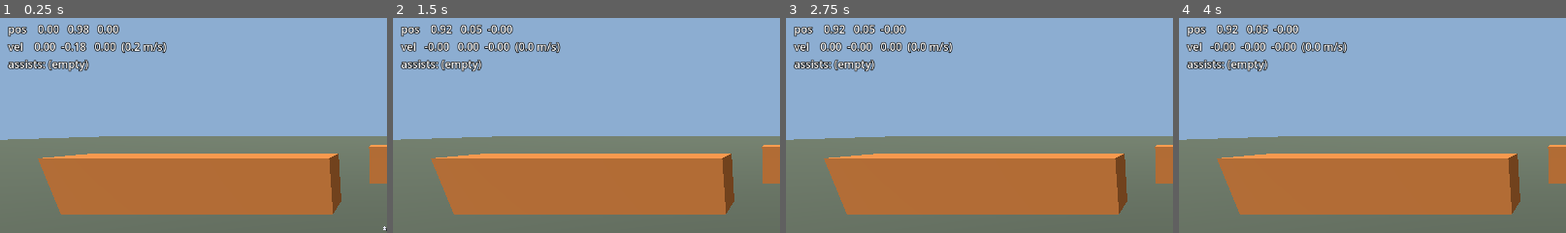
Above: before the commit, frames 1-4 (left to right).
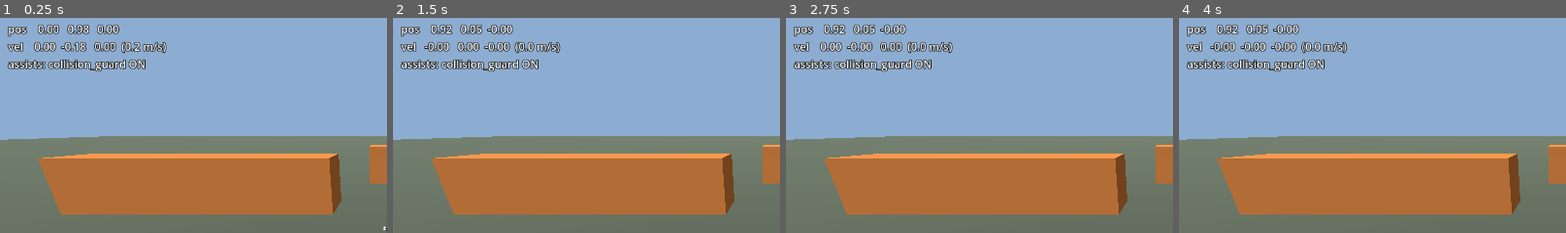
Above: after the commit, the same moments.

Repository: avdrav1/drone-sports
Game: Godot game, scene res://scenes/debug_flight.tscn
Two runs of this game, one before a commit and one after it. Both use one fixed random seed, a clock stepped at 60 frames per second and the inputs below.
Inputs (mouse positions are % of the whole screen's width and height, from its top left):
- Up to frame 1 (0.25 s): no input
- Up to frame 2 (1.5 s): tap Enter at 0.5 s; move the mouse to (72, 44) at 0.52 s; hold Right (roll_right) 0.53-1.25 s; click (72, 44) at 0.67 s; tap Space at 1.25 s; drag from (30, 54) to (45, 70) at 1.27 s
- Up to frame 3 (2.75 s): tap Enter at 2 s; move the mouse to (60, 27) at 2.02 s; hold Right (roll_right) from 2.03 s (still down)
- Up to frame 4 (4 s): release Right (roll_right) at 2.75 s; tap Space at 2.75 s; drag from (45, 70) to (20, 34) at 2.77 s; tap Enter at 3.5 s; move the mouse to (80, 65) at 3.52 s; hold Left (roll_left) from 3.53 s (still down)
The pictures show only the part of the screen within x 0-50%, y 0-50%; the shares and areas given below are measured in that part.

The runs differ from the first frame. In frame 1, 0.9% of the frame differs, in the area x 12-38%, y 19-26%; in frame 2, 0.9%; in frame 3, 0.9%; in frame 4, 0.9%.

Commit message:
Story 1.4: Collision guard
Co-Authored-By: Claude Opus 5.5 <noreply@anthropic.com>

Diff:
--- a/scenes/drone/drone.tscn
+++ b/scenes/drone/drone.tscn
@@ -1,7 +1,8 @@
-[gd_scene load_steps=9 format=3]
+[gd_scene load_steps=10 format=3]
 
 [ext_resource type="Script" path="res://scripts/drone/drone.gd" id="1_drone"]
 [ext_resource type="Script" path="res://scripts/drone/assist_pipeline.gd" id="2_pipeline"]
+[ext_resource type="Script" path="res://scripts/drone/assists/collision_guard.gd" id="3_guard"]
 
 [sub_resource type="BoxShape3D" id="body_shape"]
 size = Vector3(0.4, 0.12, 0.4)
@@ -61,3 +62,6 @@
 
 [node name="Assists" type="Node" parent="."]
 script = ExtResource("2_pipeline")
+
+[node name="CollisionGuard" type="Node" parent="Assists"]
+script = ExtResource("3_guard")
--- /dev/null
+++ b/scripts/drone/assists/collision_guard.gd
@@ -0,0 +1,54 @@
+class_name CollisionGuard
+extends Assist
+# Sweeps the drone's shape ahead of its horizontal velocity. When the gap is
+# shorter than the braking distance, takes over pitch and roll to brake.
+
+## Deceleration the guard plans for, m/s². Below what a 45° tilt can deliver.
+@export var brake_accel := 6.0
+## Gap kept between the drone and the obstacle, m.
+@export var margin := 0.4
+## Time the drone takes to tilt into a brake, s.
+@export var reaction_time := 0.3
+## Velocity gain while braking, 1/s.
+@export var velocity_gain := 4.0
+
+## True on frames where the guard overrode the sticks.
+var braking := false
+
+func _init() -> void:
+	assist_id = &"collision_guard"
+
+func apply(intent: Intent, drone: Drone, _delta: float) -> void:
+	braking = false
+	var v := FlightControl.horizontal_velocity(drone)
+	var speed := v.length()
+	if speed < 0.05:
+		return
+	var dir := v / speed
+	var reach := speed * speed / (2.0 * brake_accel) + speed * reaction_time + margin + 1.0
+	var gap := free_distance(drone, dir, reach)
+	if gap == INF:
+		return
+	var room := maxf(gap - margin - speed * reaction_time * 0.5, 0.0)
+	var allowed := sqrt(2.0 * brake_accel * room)
+	if speed <= allowed:
+		return
+	braking = true
+	var decel := clampf(velocity_gain * (speed - allowed), 0.0, drone.gravity())
+	var target := FlightControl.tilt_for_accel(drone, -dir * decel)
+	var sticks := FlightControl.attitude_sticks(drone, target.x, target.y)
+	intent.pitch = sticks.x
+	intent.roll = sticks.y
+
+## Distance the drone's collision shape can travel along dir before contact, or INF.
+static func free_distance(drone: Drone, dir: Vector3, reach: float) -> float:
+	var shape_node: CollisionShape3D = drone.get_node("Shape")
+	var params := PhysicsShapeQueryParameters3D.new()
+	params.shape = shape_node.shape
+	params.transform = shape_node.global_transform
+	params.motion = dir * reach
+	params.exclude = [drone.get_rid()]
+	var hit := drone.get_world_3d().direct_space_state.cast_motion(params)
+	if hit.is_empty() or hit[0] >= 1.0:
+		return INF
+	return hit[0] * reach
--- /dev/null
+++ b/scripts/drone/flight_control.gd
@@ -0,0 +1,45 @@
+class_name FlightControl
+extends RefCounted
+# Read-only attitude math shared by assists. Turns a wanted attitude into
+# pitch/roll stick values; never touches physics.
+
+## PD gains from attitude error (rad) and body rate (rad/s) to stick.
+const KP := 3.6
+const KD := 0.375
+const MAX_TILT := deg_to_rad(45.0)
+
+## Nose-down angle in radians (positive is nose down).
+static func pitch_angle(drone: Drone) -> float:
+	return asin(clampf(drone.global_transform.basis.z.y, -1.0, 1.0))
+
+## Right-side-down angle in radians.
+static func roll_angle(drone: Drone) -> float:
+	return asin(clampf(-drone.global_transform.basis.x.y, -1.0, 1.0))
+
+static func tilt(drone: Drone) -> float:
+	return acos(clampf(drone.global_transform.basis.y.y, -1.0, 1.0))
+
+static func body_rate(drone: Drone) -> Vector3:
+	return drone.global_transform.basis.inverse() * drone.angular_velocity
+
+## Stick pitch and roll that drive the drone toward the target angles.
+static func attitude_sticks(drone: Drone, target_pitch: float, target_roll: float) -> Vector2:
+	var rate := body_rate(drone)
+	# Nose-down rate is -x, roll-right rate is -z in body axes.
+	var p := KP * (target_pitch - pitch_angle(drone)) - KD * -rate.x
+	var r := KP * (target_roll - roll_angle(drone)) - KD * -rate.z
+	return Vector2(clampf(p, -1.0, 1.0), clampf(r, -1.0, 1.0))
+
+## Target pitch and roll that produce a horizontal acceleration (world, m/s²).
+static func tilt_for_accel(drone: Drone, accel: Vector3) -> Vector2:
+	var b := drone.global_transform.basis
+	var fwd := Vector3(-b.z.x, 0.0, -b.z.z).normalized()
+	var right := Vector3(b.x.x, 0.0, b.x.z).normalized()
+	var g := drone.gravity()
+	return Vector2(
+		clampf(atan(accel.dot(fwd) / g), -MAX_TILT, MAX_TILT),
+		clampf(atan(accel.dot(right) / g), -MAX_TILT, MAX_TILT))
+
+static func horizontal_velocity(drone: Drone) -> Vector3:
+	var v := drone.linear_velocity
+	return Vector3(v.x, 0.0, v.z)
--- a/tests/sim.gd
+++ b/tests/sim.gd
@@ -34,14 +34,21 @@
 	i.yaw = yaw
 	return i
 
-## Spawns a drone in the tree driven by a FixedSource. Its assists start empty
-## unless you add some; returns the drone. Change the intent via drone.intent_source.value.
-static func drone(with_intent: Intent, position := Vector3(0, 20, 0)) -> Drone:
+static func all_off() -> AssistStack:
+	var s := AssistStack.new()
+	for id in AssistStack.IDS:
+		s.set(id, false)
+	return s
+
+## Spawns a drone in the tree driven by a FixedSource. Every assist starts off
+## unless a stack is given. Change the intent via drone.intent_source.value.
+static func drone(with_intent: Intent, position := Vector3(0, 20, 0), stack: AssistStack = null) -> Drone:
 	var d: Drone = DRONE.instantiate()
 	var src := FixedSource.new()
 	src.value = with_intent
 	d.add_child(src)
 	d.intent_source = src
 	add(d)
+	d.assists.apply_stack(stack if stack else all_off())
 	d.global_position = position
 	return d
--- a/tests/test_assist_pipeline.gd
+++ b/tests/test_assist_pipeline.gd
@@ -57,7 +57,7 @@
 		set.value = 0.1 * i
 		await Sim.physics_frames(1)
 		ok = ok and is_equal_approx(d.intent.pitch, 0.2 * i)
-	d.assists.move_child(set, 1) # double first, then set: set wins
+	d.assists.move_child(set, -1) # double first, then set: set wins
 	await Sim.physics_frames(1)
 	ok = ok and is_equal_approx(d.intent.pitch, set.value)
 	d.free()
--- /dev/null
+++ b/tests/test_collision_guard.gd
@@ -0,0 +1,116 @@
+extends RefCounted
+# Story 1.4: collision guard.
+
+const Sim = preload("res://tests/sim.gd")
+const WALL_FACE_Z := -30.0
+const DRONE_HALF := 0.2
+
+# A pilot who holds 10 m/s straight at the wall (-Z) and level height, whatever happens.
+class WallPilot extends IntentSource:
+	var drone: Drone
+	var speed := 10.0
+	func read_intent() -> Intent:
+		var i := Intent.new()
+		var closing := -drone.linear_velocity.z
+		var accel := drone.drag * speed / drone.mass + 4.0 * (speed - closing)
+		var t := FlightControl.tilt_for_accel(drone, Vector3(0, 0, -accel))
+		var sticks := FlightControl.attitude_sticks(drone, t.x, t.y)
+		i.pitch = sticks.x
+		i.roll = sticks.y
+		var lift := drone.mass * (drone.gravity() - 2.0 * drone.linear_velocity.y) / maxf(cos(FlightControl.tilt(drone)), 0.5)
+		i.throttle = Mixer.hover_throttle(lift / 4.0, drone.max_thrust)
+		return i
+
+class ContactCounter extends RefCounted:
+	var hits := 0
+	func on_hit(_body: Node) -> void:
+		hits += 1
+
+func _wall() -> StaticBody3D:
+	var wall := StaticBody3D.new()
+	var shape := CollisionShape3D.new()
+	shape.shape = BoxShape3D.new()
+	shape.shape.size = Vector3(40, 40, 2)
+	wall.add_child(shape)
+	Sim.add(wall)
+	wall.global_position = Vector3(0, 10, WALL_FACE_Z - 1.0)
+	return wall
+
+func _guard_stack() -> AssistStack:
+	var s := Sim.all_off()
+	s.collision_guard = true
+	return s
+
+func _hover() -> float:
+	return Mixer.hover_throttle(9.8 / 4.0, 4.5)
+
+func _launch(stack: AssistStack) -> Drone:
+	var d := Sim.drone(Sim.intent(_hover()), Vector3(0, 10, 0), stack)
+	var pilot := WallPilot.new()
+	pilot.drone = d
+	d.add_child(pilot)
+	d.intent_source = pilot
+	d.contact_monitor = true
+	d.max_contacts_reported = 4
+	d.linear_velocity = Vector3(0, 0, -10)
+	return d
+
+func _gap(d: Drone) -> float:
+	return d.global_position.z - DRONE_HALF - WALL_FACE_Z
+
+# Runs until the drone stops closing on the wall (or 4 s). Returns [gap at stop, hits].
+func _fly_at_wall(stack: AssistStack, disable_after_frames := -1) -> Array:
+	var wall := _wall()
+	var d := _launch(stack)
+	var counter := ContactCounter.new()
+	d.body_entered.connect(counter.on_hit)
+	var stop_gap := INF
+	for i in 240:
+		await Sim.physics_frames(1)
+		if i == disable_after_frames:
+			d.assists.get_node("CollisionGuard").enabled = false
+		if stop_gap == INF and d.linear_velocity.z >= 0.0:
+			stop_gap = _gap(d)
+	d.free()
+	wall.free()
+	return [stop_gap, counter.hits]
+
+func test_stops_within_1m_without_contact() -> bool:
+	var r: Array = await _fly_at_wall(_guard_stack())
+	print("        stop gap %.2f m, contacts %d" % r)
+	return r[0] <= 1.0 and r[0] > 0.0 and r[1] == 0
+
+func test_without_guard_drone_hits_wall() -> bool:
+	var r: Array = await _fly_at_wall(Sim.all_off())
+	return r[1] > 0
+
+func test_disable_live() -> bool:
+	# Guard brakes at first; switched off mid-run the drone is free to drift back into the wall.
+	var wall := _wall()
+	var d := _launch(_guard_stack())
+	var guard: CollisionGuard = d.assists.get_node("CollisionGuard")
+	var braked := false
+	for i in 120:
+		await Sim.physics_frames(1)
+		braked = braked or guard.braking
+	guard.enabled = false
+	var hit := false
+	for i in 180:
+		await Sim.physics_frames(1)
+		hit = hit or _gap(d) < 0.05
+	d.free()
+	wall.free()
+	return braked and hit
+
+func test_no_change_when_clear() -> bool:
+	var wanted := Sim.intent(_hover(), 0.3, -0.2, 0.1)
+	var d := Sim.drone(wanted, Vector3(0, 10, 0), _guard_stack())
+	d.linear_velocity = Vector3(0, 0, -10)
+	var ok := true
+	for i in 30:
+		await Sim.physics_frames(1)
+		var got := d.intent
+		ok = ok and got.throttle == wanted.throttle and got.pitch == wanted.pitch \
+			and got.roll == wanted.roll and got.yaw == wanted.yaw
+	d.free()
+	return ok
Not shown, added: scripts/drone/assists/collision_guard.gd.uid
Not shown, added: scripts/drone/flight_control.gd.uid
Not shown, added: tests/test_collision_guard.gd.uid
Not shown, changed: docs/BACKLOG.md
